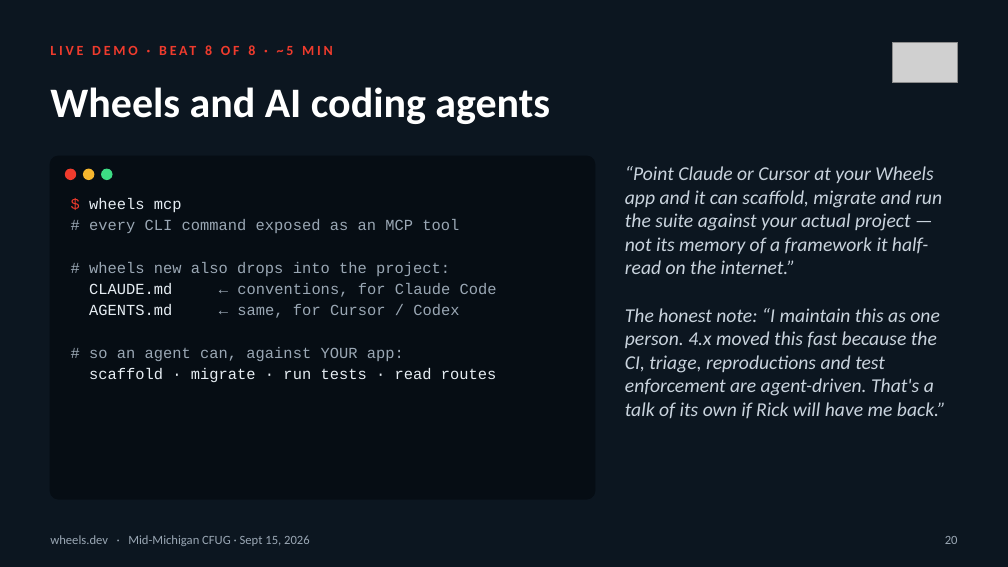
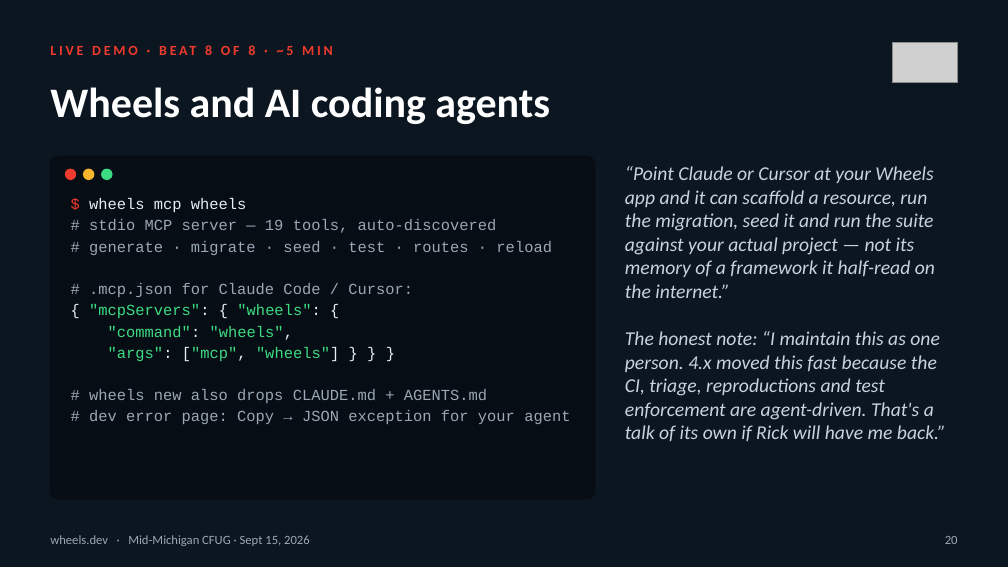
Before and after one commit to cfwheels/cfwheels, a slide deck: slide 20 of docs/presentations/cfug-2026-09-15/wheels-rails-style-cfml-mmcfug-2026-09-15.pptx. Drawn at 1008x567 pixels with LibreOffice and Linux fonts; fonts in the diff are those of the drawing; grey boxes stand for pictures. Boxes give left, top, right and bottom in pixels: in the first picture for what was removed or moved away, otherwise in the second. Text is boxed around its words. In the diff, an @@ line names an element or a change of style, - is before the commit and + after.

```diff
--- a/docs/presentations/cfug-2026-09-15/wheels-rails-style-cfml-mmcfug-2026-09-15.pptx
+++ b/docs/presentations/cfug-2026-09-15/wheels-rails-style-cfml-mmcfug-2026-09-15.pptx
@@ text at [625, 166, 935, 298]: text changed @@
-“Point Claude or Cursor at your Wheels app and it can scaffold, migrate and run the suite against your actual project — not its memory of a framework it half-read on the internet.”
+“Point Claude or Cursor at your Wheels app and it can scaffold a resource, run the migration, seed it and run the suite against your actual project — not its memory of a framework it half-read on the internet.”
@@ text at [89, 198, 570, 424]: text changed @@
-$ wheels mcp
-# every CLI command exposed as an MCP tool
-# wheels new also drops into the project:
-CLAUDE.md ← conventions, for Claude Code
-AGENTS.md ← same, for Cursor / Codex
-# so an agent can, against YOUR app:
-scaffold · migrate · run tests · read routes
+$ wheels mcp wheels
+# stdio MCP server — 19 tools, auto-discovered
+# generate · migrate · seed · test · routes · reload
+# .mcp.json for Claude Code / Cursor:
+{ "mcpServers": { "wheels": {
+"command": "wheels",
+"args": ["mcp", "wheels"] } } }
+# wheels new also drops CLAUDE.md + AGENTS.md
+# dev error page: Copy → JSON exception for your agent
```
Also in this commit, not shown: 21 other slides changed, 5 other files.
